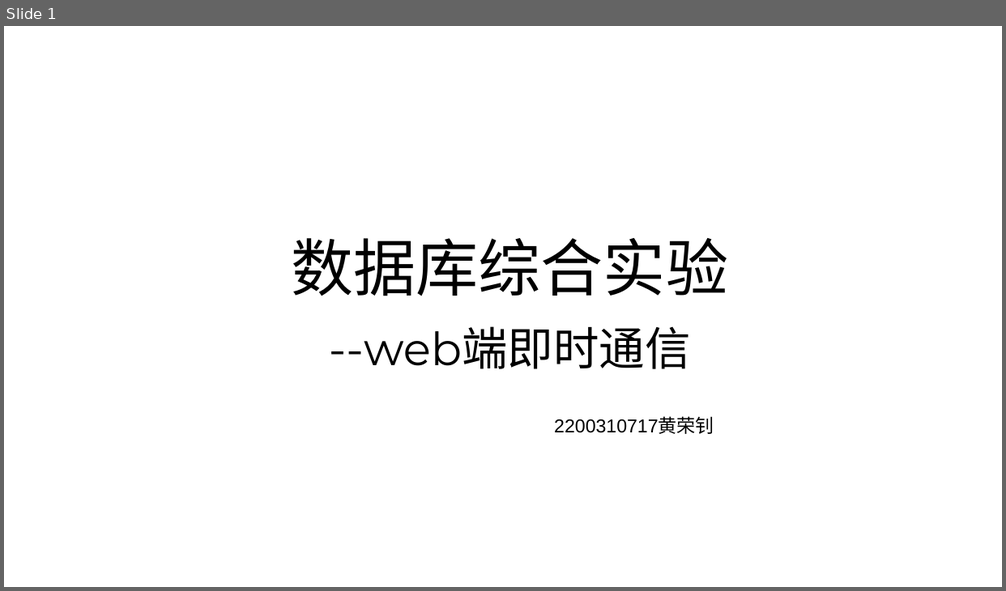
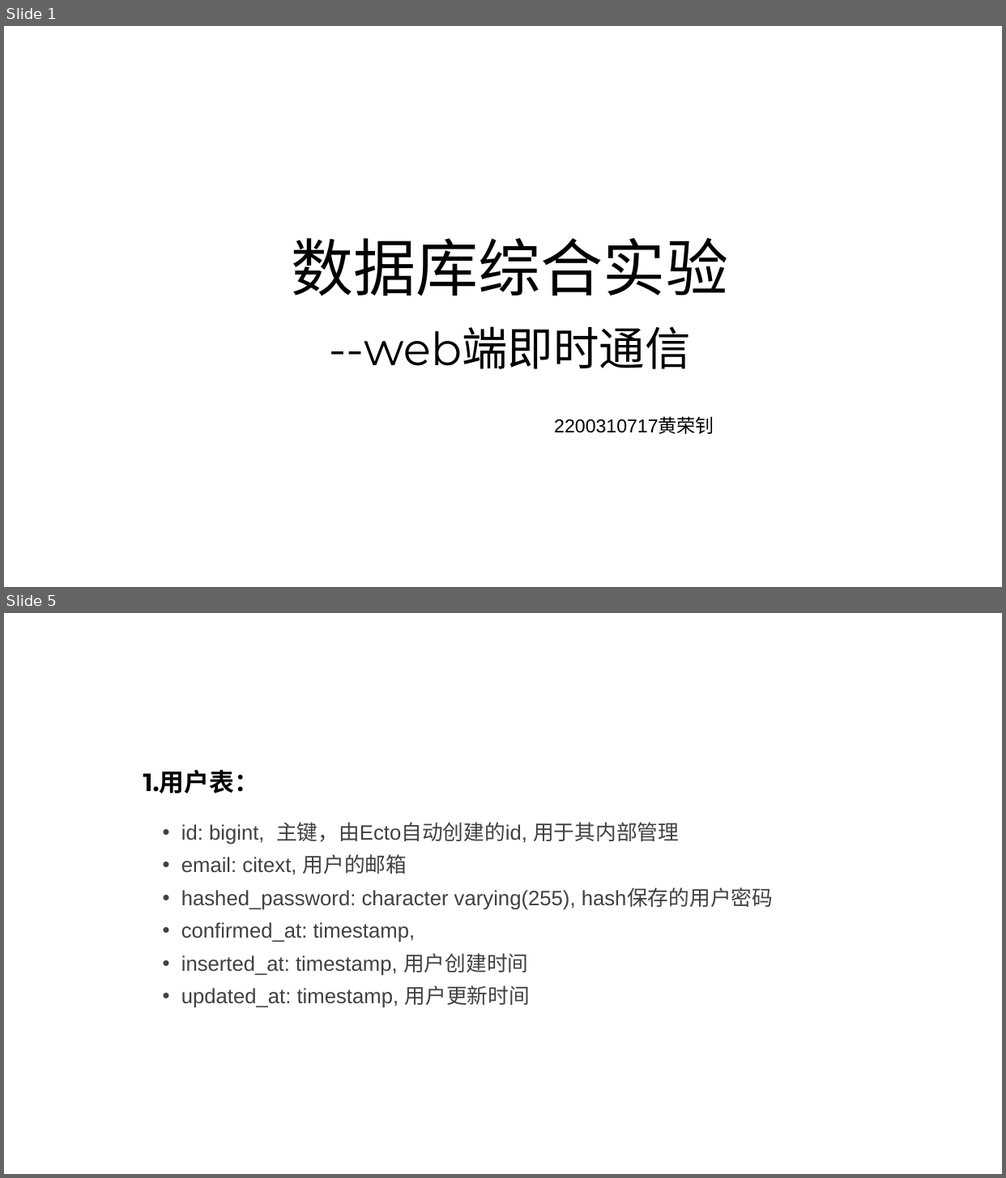
Before and after one commit to Finlifin/database_final, a slide deck: 数据库综合实验.pptx. Shown one above the other, each under a label of ours: slide 1 before the commit, slides 1 and 5 after it; the slides between them are not shown. The pictures are 1006x591 and 1006x1178 pixels, drawn with LibreOffice and Linux fonts; fonts in the diff are those of the drawing. Boxes give left, top, right and bottom in pixels: in the first picture for what was removed or moved away, otherwise in the second. Text is boxed around its words. In the diff, an @@ line names an element or a change of style, - is before the commit and + after.

```diff
--- a/数据库综合实验.pptx
+++ b/数据库综合实验.pptx
@@ slide 5 added at [4, 613, 1002, 1174], background #FFFFFF @@
@@ title added at [143, 769, 259, 794], 24 pt, text #000000, bold @@
+1.用户表：
@@ text added at [181, 822, 773, 1008], 20 pt, text #404040 @@
+• id: bigint, 主键，由Ecto自动创建的id, 用于其内部管理
+• email: citext, 用户的邮箱
+• hashed_password: character varying(255), hash保存的用户密码
+• confirmed_at: timestamp,
+• inserted_at: timestamp, 用户创建时间
+• updated_at: timestamp, 用户更新时间
```
Also in this commit, not shown: 2 slides changed, 8 other slides added, 5 other files.
